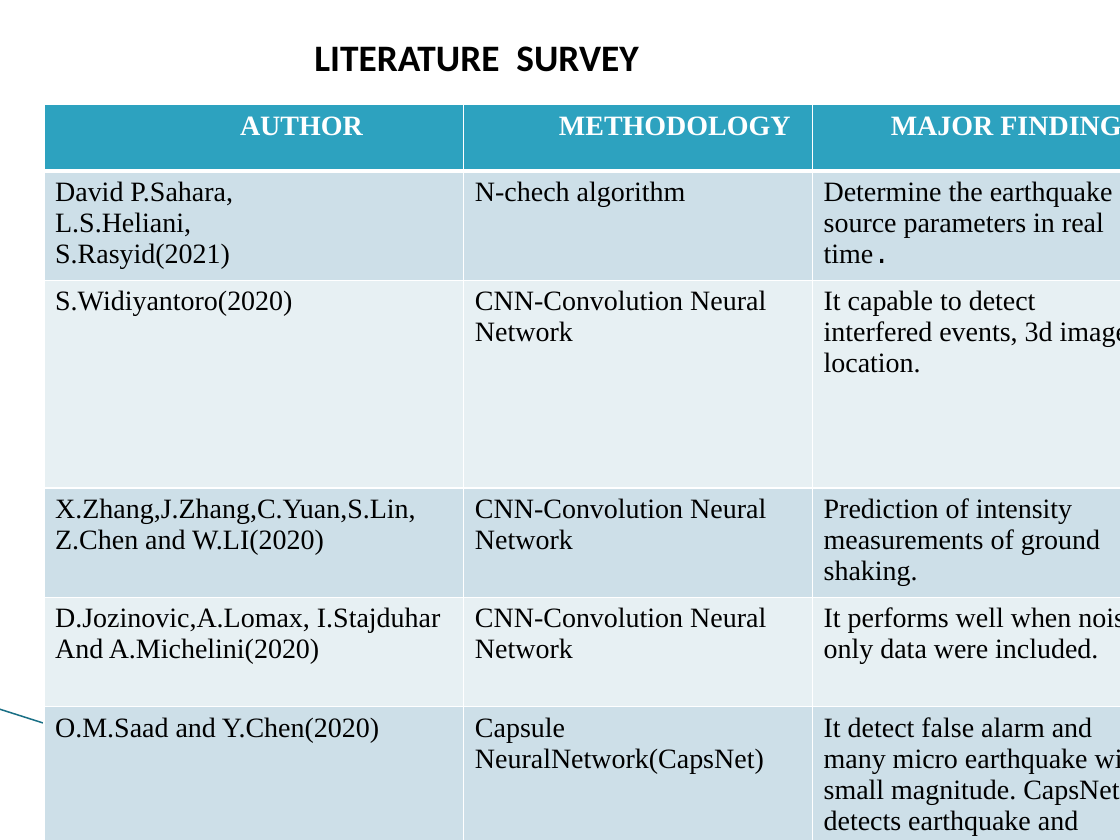
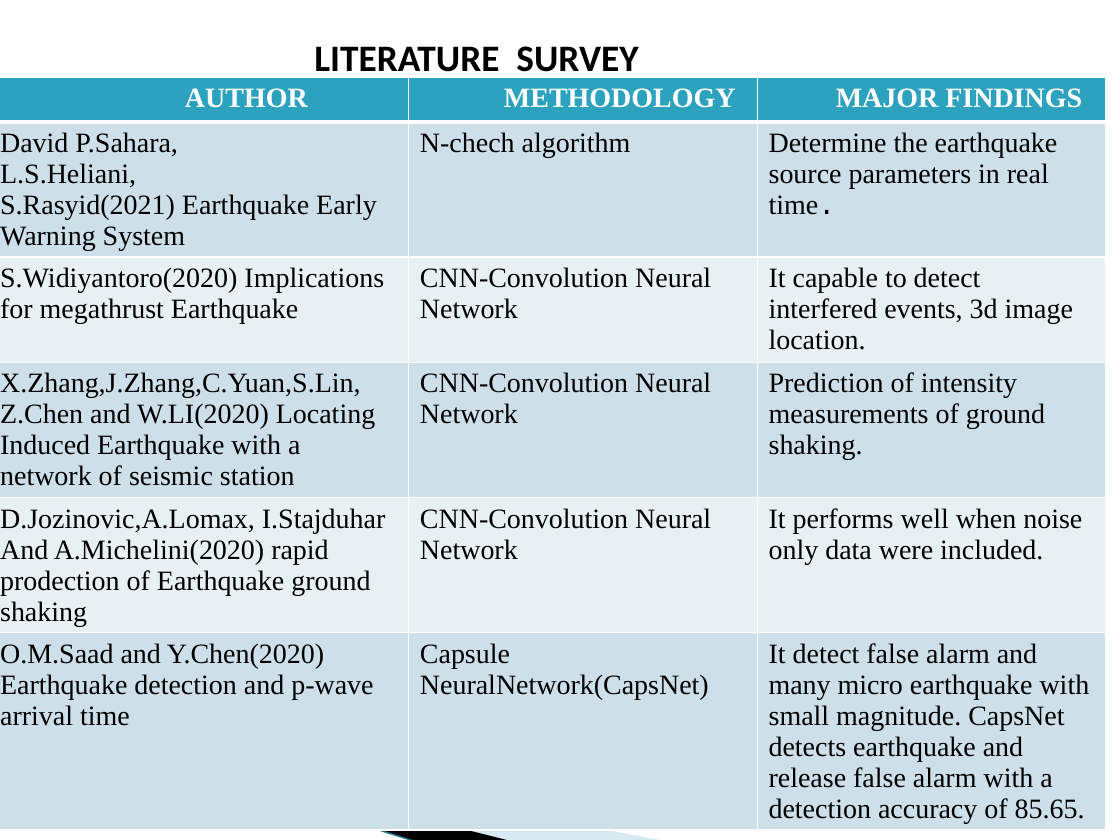
Before and after one commit to A16-EARTHQUAKE-PREDICTION/A16-SIGNIFICANCE-OF-EARTHQUAKE-PREDICTION, a slide deck: slide 3 of FINAL PPT.pptx. Drawn at 1120x840 pixels with LibreOffice and Linux fonts; fonts in the diff are those of the drawing; background and template pictures are left out. Boxes give left, top, right and bottom in pixels: in the first picture for what was removed or moved away, otherwise in the second. Text is boxed around its words. In the diff, an @@ line names an element or a change of style, - is before the commit and + after.

```diff
--- a/FINAL PPT.pptx
+++ b/FINAL PPT.pptx
@@ table at (0, 77, 1105, 840) @@
-row 2, column 1: David P.Sahara, / L.S.Heliani, / S.Rasyid(2021)
+row 2, column 1: David P.Sahara, / L.S.Heliani, / S.Rasyid(2021) Earthquake Early Warning System
-row 3, column 1: S.Widiyantoro(2020)
+row 3, column 1: S.Widiyantoro(2020) Implications for megathrust Earthquake
-row 4, column 1: X.Zhang,J.Zhang,C.Yuan,S.Lin, / Z.Chen and W.LI(2020)
+row 4, column 1: X.Zhang,J.Zhang,C.Yuan,S.Lin, / Z.Chen and W.LI(2020) Locating Induced Earthquake with a network of seismic station
-row 5, column 1: D.Jozinovic,A.Lomax, I.Stajduhar / And A.Michelini(2020)
+row 5, column 1: D.Jozinovic,A.Lomax, I.Stajduhar / And A.Michelini(2020) rapid prodection of Earthquake ground shaking
-row 6, column 1: O.M.Saad and Y.Chen(2020)
+row 6, column 1: O.M.Saad and Y.Chen(2020) Earthquake detection and p-wave arrival time
@@ table: place and size @@
-table at (44, 105, 1120, 840)
+table at (0, 77, 1105, 840)
```
Also in this commit, not shown: 1 other slide changed.
